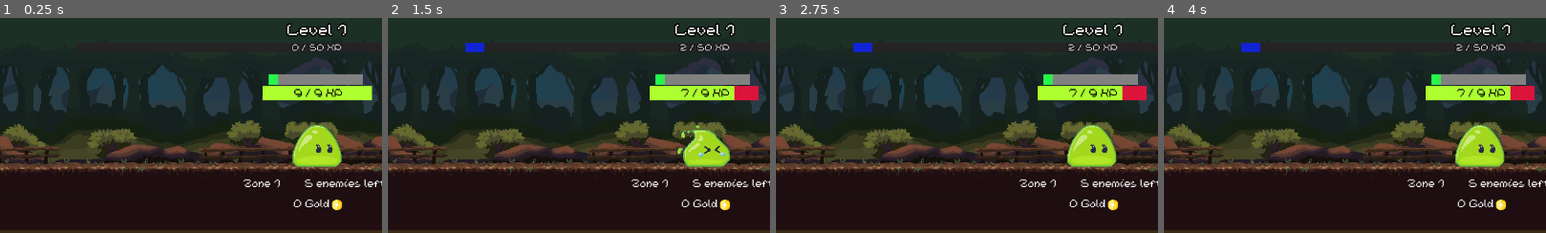
Above: before the commit, frames 1-4 (left to right).
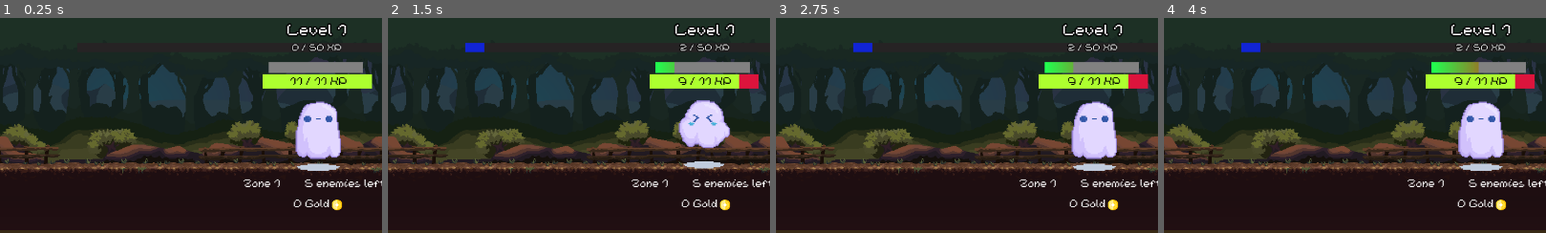
Above: after the commit, the same moments.

Repository: TTTaevas/SwordVenture
Game: Godot game, scene res://scenes/game.tscn
Two runs of this game, one before a commit and one after it. Both use one fixed random seed, a clock stepped at 60 frames per second and the inputs below.
Inputs (mouse positions are % of the whole screen's width and height, from its top left):
- Up to frame 1 (0.25 s): no input
- Up to frame 2 (1.5 s): tap Enter at 0.5 s; move the mouse to (50, 30) at 0.52 s; click (50, 30) at 0.67 s; tap Space at 1.25 s; move the mouse to (30, 55) at 1.27 s; click (30, 55) at 1.42 s
- Up to frame 3 (2.75 s): move the mouse to (60, 28) at 2.02 s; click (60, 28) at 2.17 s
- Up to frame 4 (4 s): move the mouse to (45, 70) at 2.77 s; click (45, 70) at 2.92 s; move the mouse to (80, 65) at 3.52 s; click (80, 65) at 3.67 s
The pictures show only the part of the screen within x 8-58%, y 0-50%; the shares and areas given below are measured in that part.

The runs differ from the first frame. In frame 1, 7.9% of the frame differs, in the area x 68-98%, y 20-72%; in frame 2, 7.8%; in frame 3, 7.9%; in frame 4, 7.9%.

Commit message:
wip pause screen

Diff:
--- a/project.godot
+++ b/project.godot
@@ -29,6 +29,14 @@
 
 import/blender/enabled=false
 
+[input]
+
+pause={
+"deadzone": 0.5,
+"events": [Object(InputEventKey,"resource_local_to_scene":false,"resource_name":"","device":-1,"window_id":0,"alt_pressed":false,"shift_pressed":false,"ctrl_pressed":false,"meta_pressed":false,"pressed":false,"keycode":0,"physical_keycode":4194305,"key_label":0,"unicode":0,"echo":false,"script":null)
+]
+}
+
 [rendering]
 
 textures/canvas_textures/default_texture_filter=0
--- a/scenes/bottom/category_button.gd
+++ b/scenes/bottom/category_button.gd
@@ -16,6 +16,7 @@
 func _pressed():
 	var parent = get_parent()
 	if button_pressed and parent.name != "root":
+		$SoundSelect.play()
 		parent.find_child("Category_%s" % cat_name, false, false).show()
 		var categories = parent.find_children("Cat_button*", "", false, false).filter(func(i): return i != self)
 		for category in categories:
@@ -23,4 +24,5 @@
 				category.set_pressed_no_signal(false)
 				parent.find_child("Category_%s" % category.cat_name, false, false).hide()
 	else:
+		$SoundUnselect.play()
 		parent.find_child("Category_%s" % cat_name, false, false).hide()
--- a/scenes/bottom/category_button.tscn
+++ b/scenes/bottom/category_button.tscn
@@ -1,9 +1,11 @@
-[gd_scene load_steps=5 format=3 uid="uid://ckv0oeyw3c2o7"]
+[gd_scene load_steps=7 format=3 uid="uid://ckv0oeyw3c2o7"]
 
 [ext_resource type="Texture2D" uid="uid://cvloyjjmu7vv2" path="res://sprites/shop/category_closed.png" id="1_10j86"]
 [ext_resource type="Texture2D" uid="uid://b5f8vqkn1asb7" path="res://sprites/shop/category_open.png" id="2_h1x6m"]
 [ext_resource type="Script" path="res://scenes/bottom/category_button.gd" id="3_oxasr"]
 [ext_resource type="Texture2D" uid="uid://c06bk3klll0wx" path="res://sprites/icons/potion.png" id="4_yffwx"]
+[ext_resource type="AudioStream" uid="uid://b3e2urkuym0d5" path="res://sounds/button_select.wav" id="5_wm0f8"]
+[ext_resource type="AudioStream" uid="uid://dr6or5c07wnb5" path="res://sounds/button_unselect.wav" id="6_uphqq"]
 
 [node name="Category_button" type="TextureButton"]
 offset_right = 60.0
@@ -23,3 +25,11 @@
 offset_bottom = 523.0
 scale = Vector2(0.04, 0.04)
 texture = ExtResource("4_yffwx")
+
+[node name="SoundSelect" type="AudioStreamPlayer" parent="."]
+stream = ExtResource("5_wm0f8")
+bus = &"Sounds"
+
+[node name="SoundUnselect" type="AudioStreamPlayer" parent="."]
+stream = ExtResource("6_uphqq")
+bus = &"Sounds"
--- a/scenes/bottom_screen.tscn
+++ b/scenes/bottom_screen.tscn
@@ -3,7 +3,7 @@
 [ext_resource type="Script" path="res://scenes/bottom_screen.gd" id="1_f157k"]
 [ext_resource type="LabelSettings" uid="uid://cpuux455m0mhe" path="res://font.tres" id="2_n1mm5"]
 [ext_resource type="Texture2D" uid="uid://dsurnabs8anjd" path="res://sprites/icons/coin.png" id="3_kf4fc"]
-[ext_resource type="Texture2D" uid="uid://dwj7nmugh8so0" path="res://sprites/borders.png" id="4_ur28x"]
+[ext_resource type="Texture2D" uid="uid://dwj7nmugh8so0" path="res://sprites/shop/borders.png" id="4_ur28x"]
 
 [sub_resource type="Gradient" id="Gradient_xl7xx"]
 colors = PackedColorArray(0.227451, 0.113725, 0.12549, 1, 0.117647, 0.054902, 0.0666667, 1)
--- a/scenes/enemy_screen.gd
+++ b/scenes/enemy_screen.gd
@@ -1,5 +1,6 @@
 extends Node2D
 
+signal player_target
 var enemy_scene := preload("res://scenes/top/enemy.tscn")
 var enemies_left := 0
 
@@ -64,11 +65,13 @@
 		enemy.panic = 0
 		enemy.shake = 0
 		enemy.connect("pacification", pacification)
+		enemy.connect("player_target", relay)
 		add_child(enemy)
 		PlayerVariables.enemies_fled.remove_at(0)
 	else:
 		var enemy := enemy_scene.instantiate()
 		enemy.connect("pacification", pacification)
+		enemy.connect("player_target", relay)
 		enemy.name = "enemy_%s" % enemy.get_instance_id()
 		add_child(enemy)
 
@@ -76,3 +79,6 @@
 	enemies = find_children("enemy_*", "", false, false)
 	if randi() % 5 == 4 and enemies.size() < min(max_enemies, enemies_left):
 		spawn_enemy()
+
+func relay(target: Area2D):
+	player_target.emit(target)
--- a/scenes/game.gd
+++ b/scenes/game.gd
@@ -3,6 +3,10 @@
 var game_clock := 0.0
 var sword_target: Area2D
 var how_long_sword_target := 0.0
+
+func _ready():
+	$Pause_screen.position = Vector2(0, 0)
+	$Pause_screen.hide()
 
 func _process(delta):
 	game_clock += delta
@@ -44,3 +48,6 @@
 			how_long_sword_target += 1 / PlayerVariables.attacks_per_second
 
 		(sword_target if randi() % 3 < 30 else enemies.pick_random()).health -= damage
+
+func _on_enemy_screen_player_target(target: Area2D):
+	how_long_sword_target = 1
--- a/scenes/game.tscn
+++ b/scenes/game.tscn
@@ -1,8 +1,9 @@
-[gd_scene load_steps=4 format=3 uid="uid://wjr5471kp4hn"]
+[gd_scene load_steps=5 format=3 uid="uid://wjr5471kp4hn"]
 
 [ext_resource type="Script" path="res://scenes/game.gd" id="1_5u8fi"]
 [ext_resource type="PackedScene" uid="uid://f06seee5et7e" path="res://scenes/enemy_screen.tscn" id="1_gl7b4"]
 [ext_resource type="PackedScene" uid="uid://pdloxy5lmu86" path="res://scenes/bottom_screen.tscn" id="2_1ybcm"]
+[ext_resource type="PackedScene" uid="uid://dbllvt3yy18so" path="res://scenes/pause_screen.tscn" id="4_kjpoq"]
 
 [node name="Game" type="Node2D"]
 script = ExtResource("1_5u8fi")
@@ -12,3 +13,8 @@
 [node name="Bottom_screen" parent="." instance=ExtResource("2_1ybcm")]
 z_index = -10
 position = Vector2(0, 298)
+
+[node name="Pause_screen" parent="." instance=ExtResource("4_kjpoq")]
+position = Vector2(744, 17)
+
+[connection signal="player_target" from="Enemy_screen" to="." method="_on_enemy_screen_player_target"]
--- /dev/null
+++ b/scenes/pause_screen.gd
@@ -0,0 +1,28 @@
+extends Node2D
+
+var paused := false
+
+func _ready():
+	process_mode = Node.PROCESS_MODE_ALWAYS
+	$Gray.position = Vector2(0, 0)
+
+func _process(_delta):
+	var screen := get_viewport_rect().size
+
+	$Gray.size = screen
+	$Border.position = screen / 4
+	$Background.position = Vector2($Border.position.x + 20, $Border.position.y + 20)
+	$Border.size = (screen / $Border.scale) / 2
+	$Background.size = Vector2(((screen.x / $Background.scale.x) / 2) - 35, ((screen.y / $Background.scale.y) / 2) - 35)
+
+	$Menu.position = $Background.position
+	$Menu.size = $Background.size
+
+func _input(event):
+	if event is InputEventKey and event.pressed and event.keycode == KEY_ESCAPE:
+		if paused == false:
+			show()
+		else:
+			hide()
+		paused = !paused
+		get_tree().paused = paused
--- /dev/null
+++ b/scenes/pause_screen.tscn
@@ -0,0 +1,72 @@
+[gd_scene load_steps=8 format=3 uid="uid://dbllvt3yy18so"]
+
+[ext_resource type="Script" path="res://scenes/pause_screen.gd" id="1_e185w"]
+[ext_resource type="Texture2D" uid="uid://dwj7nmugh8so0" path="res://sprites/shop/borders.png" id="1_v0wwf"]
+[ext_resource type="Texture2D" uid="uid://cjumr358b3bl6" path="res://sprites/gray.png" id="2_fop2m"]
+
+[sub_resource type="Gradient" id="Gradient_gn844"]
+colors = PackedColorArray(0.196078, 0, 0, 1, 0.623928, 0.237523, 0.105173, 1)
+
+[sub_resource type="GradientTexture2D" id="GradientTexture2D_efynr"]
+gradient = SubResource("Gradient_gn844")
+fill_from = Vector2(0.5, 1)
+fill_to = Vector2(0.5, 0)
+
+[sub_resource type="LabelSettings" id="LabelSettings_6cx2q"]
+font_size = 48
+
+[sub_resource type="LabelSettings" id="LabelSettings_j86ak"]
+font_size = 32
+
+[node name="Pause_screen" type="Node2D"]
+script = ExtResource("1_e185w")
+
+[node name="Gray" type="TextureRect" parent="."]
+offset_left = 19.0
+offset_top = 16.0
+offset_right = 150.0
+offset_bottom = 129.0
+texture = ExtResource("2_fop2m")
+
+[node name="Background" type="TextureRect" parent="."]
+offset_left = 174.0
+offset_top = 128.0
+offset_right = 238.0
+offset_bottom = 192.0
+texture = SubResource("GradientTexture2D_efynr")
+
+[node name="Border" type="NinePatchRect" parent="."]
+offset_left = 230.0
+offset_top = 178.0
+offset_right = 588.0
+offset_bottom = 460.0
+scale = Vector2(0.5, 0.5)
+texture = ExtResource("1_v0wwf")
+region_rect = Rect2(0, 0, 560.348, 410.214)
+patch_margin_left = 50
+patch_margin_top = 50
+patch_margin_right = 50
+patch_margin_bottom = 50
+
+[node name="Menu" type="MarginContainer" parent="."]
+offset_left = 40.0
+offset_top = 246.0
+offset_right = 147.0
+offset_bottom = 333.0
+
+[node name="VBoxContainer" type="VBoxContainer" parent="Menu"]
+layout_mode = 2
+alignment = 1
+
+[node name="Label" type="Label" parent="Menu/VBoxContainer"]
+layout_mode = 2
+text = "placeholder
+"
+label_settings = SubResource("LabelSettings_6cx2q")
+horizontal_alignment = 1
+
+[node name="Label2" type="Label" parent="Menu/VBoxContainer"]
+layout_mode = 2
+text = "placeholder"
+label_settings = SubResource("LabelSettings_j86ak")
+horizontal_alignment = 1
--- a/scenes/player_variables.gd
+++ b/scenes/player_variables.gd
@@ -1,7 +1,7 @@
 extends Node
 
 # Higher is easier
-const game_difficulty = 1
+const game_difficulty = 1.0
 
 var misc_effects = []
 
@@ -19,6 +19,9 @@
 			level += 1
 			experience = 0
 			max_experience = round(PlayerVariables.max_experience * 1.4)
+			var sound = get_parent().find_child("SoundLevelUp", true, false)
+			if is_instance_valid(sound):
+				sound.play()
 		xp -= 1
 
 var gold := 0.0
--- a/scenes/top/enemy.gd
+++ b/scenes/top/enemy.gd
@@ -1,6 +1,7 @@
 extends Area2D
 
 signal pacification
+signal player_target
 
 var enemy_sprite := {
 	normal = "",
@@ -112,7 +113,7 @@
 		var injured = alive.filter(func(e): return e.health < e.max_health)
 		for e in injured:
 			var dice_1 = floor(randf_range(1, ((100 * (e.health - float((int(PlayerVariables.zone) - 1) % 10) / 5)) / e.max_health)))
-			var dice_2 = randf_range(50, 100) if e.name == name and alive.size() == 1 else floor(randf_range((100 * (health + float((int(PlayerVariables.zone) - 1) % 10) / 5)) / max_health, 120))
+			var dice_2 = randf_range(70, 100) if e.name == name and alive.size() == 1 else floor(randf_range((100 * (health + float((int(PlayerVariables.zone) - 1) % 10) / 5)) / max_health, 120))
 			if dice_1 == 1 and dice_2 > 90:
 				heal(e, int(e.max_health / (20 if e.personality == "caring" else 10)))
 
@@ -131,6 +132,7 @@
 			panic += 1
 		if panic == 10:
 			$Sprite.texture = enemy_sprite.get("hurt")
+			$SoundFlee.play()
 			fleeing = true
 			fled_once = true
 			var speed := 1.3
@@ -144,6 +146,7 @@
 	if ev is InputEventMouseButton and ev.button_index == MOUSE_BUTTON_LEFT:
 		if ev.pressed and mouse_on_sprite and health > 0 and not fleeing:
 			$SoundHit.play()
+			player_target.emit(self)
 			health -= PlayerVariables.level
 			if "Envy's Blood" in PlayerVariables.misc_effects:
 				health -= floor(PlayerVariables.gold * 0.01)
@@ -194,4 +197,5 @@
 
 	if not found_dead and not fleeing and not enemy.found_dead and not enemy.fleeing:
 		if enemy.health < enemy.max_health:
+			$SoundHeal.play()
 			enemy.health += max(3, min(enemy.max_health - enemy.health, amount))
--- a/scenes/top/enemy.tscn
+++ b/scenes/top/enemy.tscn
@@ -1,7 +1,9 @@
-[gd_scene load_steps=3 format=3 uid="uid://fsm14h585y6t"]
+[gd_scene load_steps=5 format=3 uid="uid://fsm14h585y6t"]
 
 [ext_resource type="Script" path="res://scenes/top/enemy.gd" id="1_fh0y6"]
 [ext_resource type="AudioStream" uid="uid://ikwun8yqvhm0" path="res://sounds/enemy_hit.wav" id="2_k3y6m"]
+[ext_resource type="AudioStream" uid="uid://c6i6ngbilejwy" path="res://sounds/enemy_flee.wav" id="3_hy842"]
+[ext_resource type="AudioStream" uid="uid://6rqhwqg2g7a2" path="res://sounds/enemy_heal.wav" id="4_lehlw"]
 
 [node name="Enemy" type="Area2D"]
 position = Vector2(1, 1)
@@ -12,5 +14,14 @@
 volume_db = -10.0
 bus = &"Sounds"
 
+[node name="SoundFlee" type="AudioStreamPlayer" parent="."]
+stream = ExtResource("3_hy842")
+bus = &"Sounds"
+
+[node name="SoundHeal" type="AudioStreamPlayer" parent="."]
+stream = ExtResource("4_lehlw")
+volume_db = -5.0
+bus = &"Sounds"
+
 [connection signal="mouse_entered" from="." to="." method="_on_enemy_mouse_entered"]
 [connection signal="mouse_exited" from="." to="." method="_on_enemy_mouse_exited"]
--- a/scenes/top/health.gd
+++ b/scenes/top/health.gd
@@ -1,11 +1,9 @@
 extends TextureProgressBar
 
 func _process(_delta):
-	var monster = get_parent()
-	var new_position := get_viewport_rect().size
-	new_position.x = monster.position.x
+	var monster := get_parent()
+	var new_position = monster.position
 	new_position.x -= size.x / 2
-	new_position.y = monster.position.y
 	new_position.y -= 100
 	global_position = new_position
 
--- a/scenes/top/level.tscn
+++ b/scenes/top/level.tscn
@@ -1,9 +1,10 @@
-[gd_scene load_steps=7 format=3 uid="uid://iwi5ikm0uld6"]
+[gd_scene load_steps=8 format=3 uid="uid://iwi5ikm0uld6"]
 
 [ext_resource type="Script" path="res://scenes/top/level.gd" id="1_8h12d"]
 [ext_resource type="FontFile" uid="uid://kr3d464f7640" path="res://NineteenNinetySix-lWzq.ttf" id="1_d4lrc"]
 [ext_resource type="Texture2D" uid="uid://ga7tektyktsc" path="res://sprites/expbar_empty.png" id="3_7kiep"]
 [ext_resource type="Texture2D" uid="uid://cj4b26y3wcx88" path="res://sprites/expbar_full.png" id="4_hx12s"]
+[ext_resource type="AudioStream" uid="uid://cigjf4172budn" path="res://sounds/level_up.wav" id="5_i36v7"]
 
 [sub_resource type="LabelSettings" id="LabelSettings_w8lek"]
 line_spacing = 2.0
@@ -57,3 +58,8 @@
 offset_bottom = 77.0
 text = "50 / 100 XP"
 label_settings = SubResource("LabelSettings_25ykc")
+
+[node name="SoundLevelUp" type="AudioStreamPlayer" parent="."]
+stream = ExtResource("5_i36v7")
+volume_db = -5.0
+bus = &"Sounds"
--- a/scenes/top/panic.gd
+++ b/scenes/top/panic.gd
@@ -1,11 +1,9 @@
 extends TextureProgressBar
 
 func _process(_delta):
-	var monster = get_parent()
-	var new_position := get_viewport_rect().size
-	new_position.x = monster.position.x
+	var monster := get_parent()
+	var new_position = monster.position
 	new_position.x -= (size.x * scale.x) / 2
-	new_position.y = monster.position.y
 	new_position.y -= 120
 	global_position = new_position
 
Not shown, added: sounds/button_select.wav.import
Not shown, added: sounds/button_unselect.wav.import
Not shown, added: sounds/enemy_flee.wav.import
Not shown, added: sounds/enemy_heal.wav.import
Not shown, added: sounds/level_up.wav.import
Binary file added: sprites/gray.png
Not shown, changed: sprites/gray.png.import
Binary file removed: sprites/panicbar_top.png
Not shown, removed: sprites/panicbar_top.png.import
Binary file removed: sprites/target.png
Not shown, added: sounds/button_select.wav
Not shown, added: sounds/button_unselect.wav
(and 3 more such lines)
